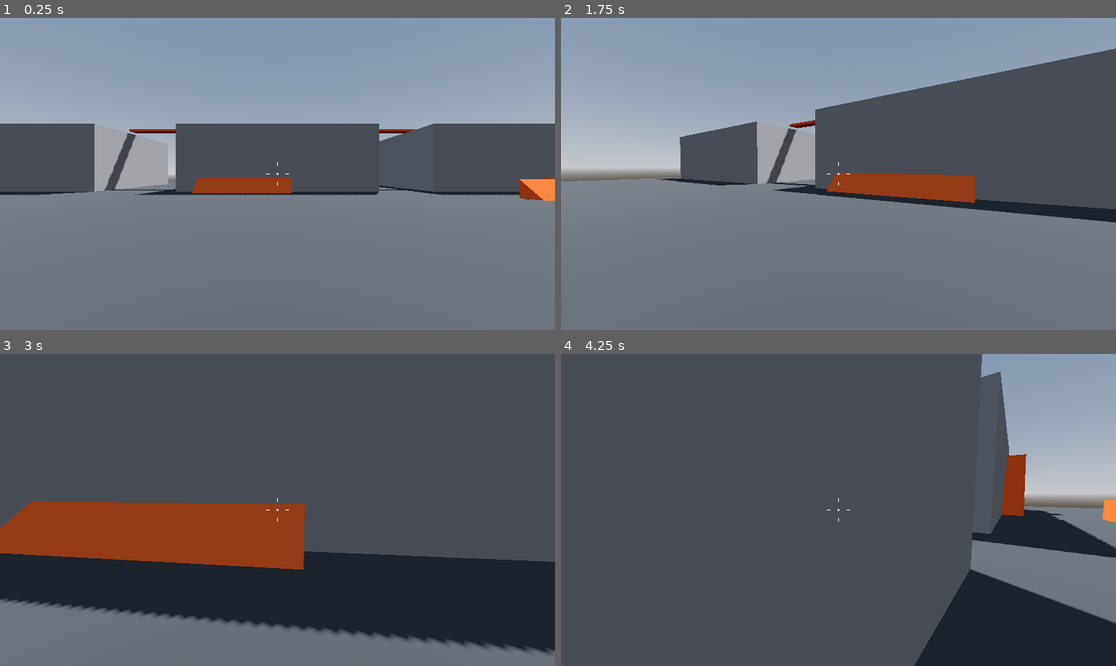
Above: before the commit, frames 1-4 (two rows, left to right).
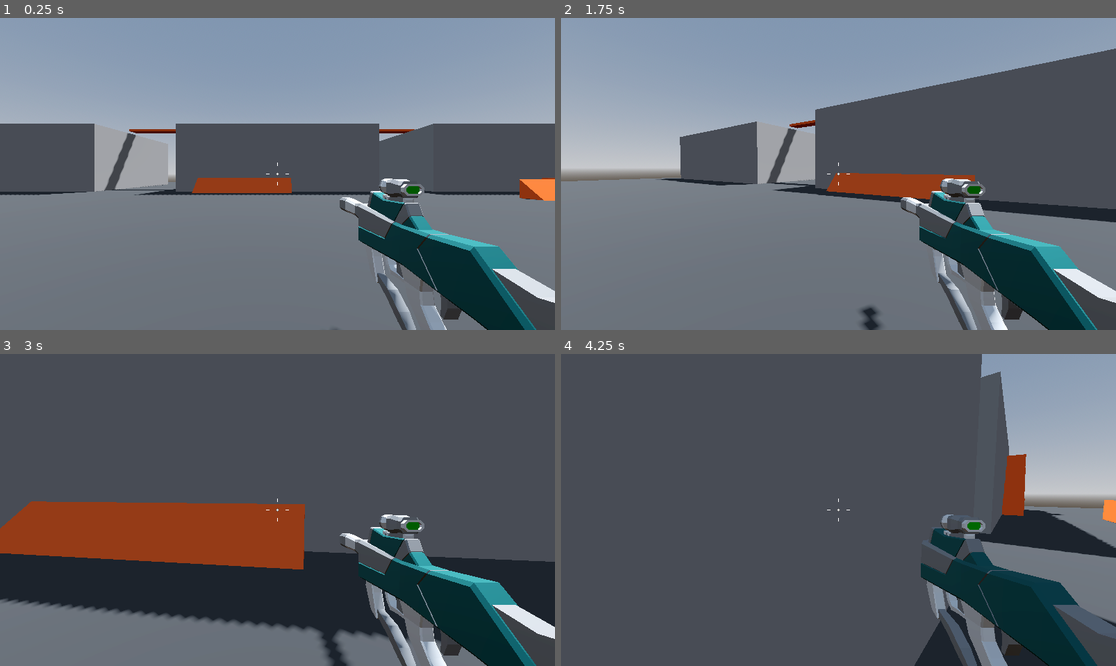
Above: after the commit, the same moments.

Repository: powerfrontier/robo-rampage
Game: Godot game, scene res://Levels/SandBox.tscn
Two runs of this game, one before a commit and one after it. Both use one fixed random seed, a clock stepped at 60 frames per second and the inputs below.
Inputs (mouse positions are in pixels of both pictures, inside the frame that each line leads up to):
- Up to frame 1 (0.25 s): no input
- Up to frame 2 (1.75 s): tap Enter at 0.5 s; move the mouse to (866, 174) at 0.52 s; press the mouse at (866, 174) at 0.53 s; hold W (move_forward) from 0.53 s (still down); tap Space (jump) at 0.77, 1.52 s; move the mouse to (810, 174) at 1.27 s; release the mouse at (810, 174) at 1.28 s; click (810, 174) at 1.35 s
- Up to frame 3 (3 s): keep holding W (move_forward); move the mouse to (288, 503) at 2.02 s; press the mouse at (288, 503) at 2.03 s; move the mouse to (271, 516) at 2.77 s; release the mouse at (271, 516) at 2.78 s; click (271, 516) at 2.85 s
- Up to frame 4 (4.25 s): keep holding W (move_forward); tap Space (jump) at 3.02, 3.77 s; move the mouse to (877, 513) at 3.52 s; press the mouse at (877, 513) at 3.53 s

The runs differ from the first frame. In frame 1, 8.7% of the frame differs, in the area x 60-100%, y 51-100%; in frame 2, 9.1%, in the area x 53-100%, y 51-100%; in frame 3, 6.5%; in frame 4, 5.2%.

Commit message:
up to lesson 77

Diff:
--- a/Player/player.tscn
+++ b/Player/player.tscn
@@ -1,7 +1,8 @@
-[gd_scene load_steps=5 format=3 uid="uid://b6d3rca1aor8n"]
+[gd_scene load_steps=6 format=3 uid="uid://b6d3rca1aor8n"]
 
 [ext_resource type="Script" path="res://Player/player.gd" id="1_1tjvk"]
 [ext_resource type="Script" path="res://Player/SmoothCamera.gd" id="2_cir2d"]
+[ext_resource type="PackedScene" uid="uid://c4bg30caoqao3" path="res://Weapons/SMG.tscn" id="3_q2ebw"]
 
 [sub_resource type="CapsuleMesh" id="CapsuleMesh_chbuo"]
 
@@ -24,3 +25,5 @@
 top_level = true
 script = ExtResource("2_cir2d")
 speed = 44.0
+
+[node name="SMG" parent="CameraPivot/SmoothCamera" instance=ExtResource("3_q2ebw")]
--- /dev/null
+++ b/Weapons/SMG.tscn
@@ -0,0 +1,9 @@
+[gd_scene load_steps=3 format=3 uid="uid://c4bg30caoqao3"]
+
+[ext_resource type="PackedScene" uid="uid://tl36apb5n7g7" path="res://Weapons/hitscan_weapon.tscn" id="1_cntf1"]
+[ext_resource type="PackedScene" uid="uid://m63732c1cku8" path="res://Weapons/SMG.glb" id="2_wetyy"]
+
+[node name="SMG" instance=ExtResource("1_cntf1")]
+
+[node name="SMG" parent="." index="1" instance=ExtResource("2_wetyy")]
+transform = Transform3D(1, 0, 0, 0, 1, 0, 0, 0, 1, 0.7, -0.35, -1)
--- /dev/null
+++ b/Weapons/hitscan_weapon.gd
@@ -0,0 +1,16 @@
+extends Node3D
+
+@export var fire_rate: float = 14
+
+@onready var cooldown_timer: Timer = $CooldownTimer
+
+# Called when the node enters the scene tree for the first time.
+func _ready() -> void:
+	pass # Replace with function body.
+
+
+# Called every frame. 'delta' is the elapsed time since the previous frame.
+func _process(delta: float) -> void:
+	if Input.is_action_pressed("fire") && cooldown_timer.is_stopped():
+		print("weapon fire!!")
+		cooldown_timer.start(1.0/fire_rate)
--- /dev/null
+++ b/Weapons/hitscan_weapon.tscn
@@ -0,0 +1,10 @@
+[gd_scene load_steps=2 format=3 uid="uid://tl36apb5n7g7"]
+
+[ext_resource type="Script" path="res://Weapons/hitscan_weapon.gd" id="1_bbekx"]
+
+[node name="HitscanWeapon" type="Node3D"]
+script = ExtResource("1_bbekx")
+
+[node name="CooldownTimer" type="Timer" parent="."]
+wait_time = 0.5
+one_shot = true
--- a/project.godot
+++ b/project.godot
@@ -42,3 +42,8 @@
 "events": [Object(InputEventKey,"resource_local_to_scene":false,"resource_name":"","device":-1,"window_id":0,"alt_pressed":false,"shift_pressed":false,"ctrl_pressed":false,"meta_pressed":false,"pressed":false,"keycode":0,"physical_keycode":32,"key_label":0,"unicode":32,"echo":false,"script":null)
 ]
 }
+fire={
+"deadzone": 0.5,
+"events": [Object(InputEventMouseButton,"resource_local_to_scene":false,"resource_name":"","device":-1,"window_id":0,"alt_pressed":false,"shift_pressed":false,"ctrl_pressed":false,"meta_pressed":false,"button_mask":1,"position":Vector2(105, 16),"global_position":Vector2(109, 57),"factor":1.0,"button_index":1,"canceled":false,"pressed":true,"double_click":false,"script":null)
+]
+}
Binary file added: Weapons/SMG.glb
Not shown, added: Weapons/SMG.glb.import
Binary file added: Weapons/SMG_Palette-Colour.png
Not shown, added: Weapons/SMG_Palette-Colour.png.import
